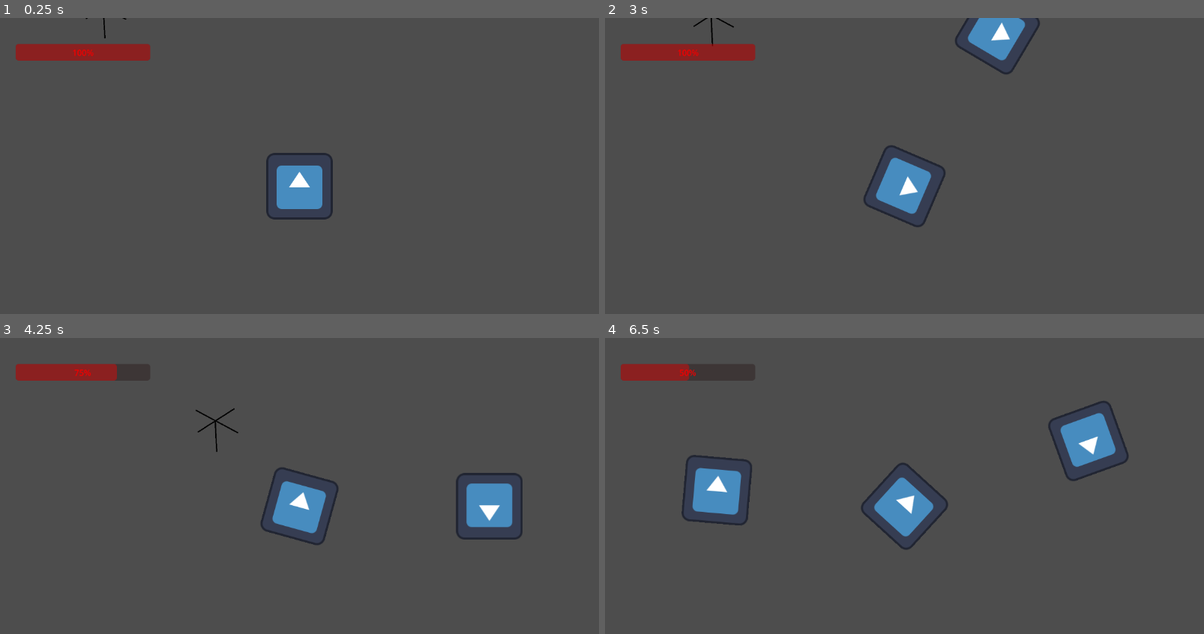
Above: before the commit, frames 1-4 (two rows, left to right).
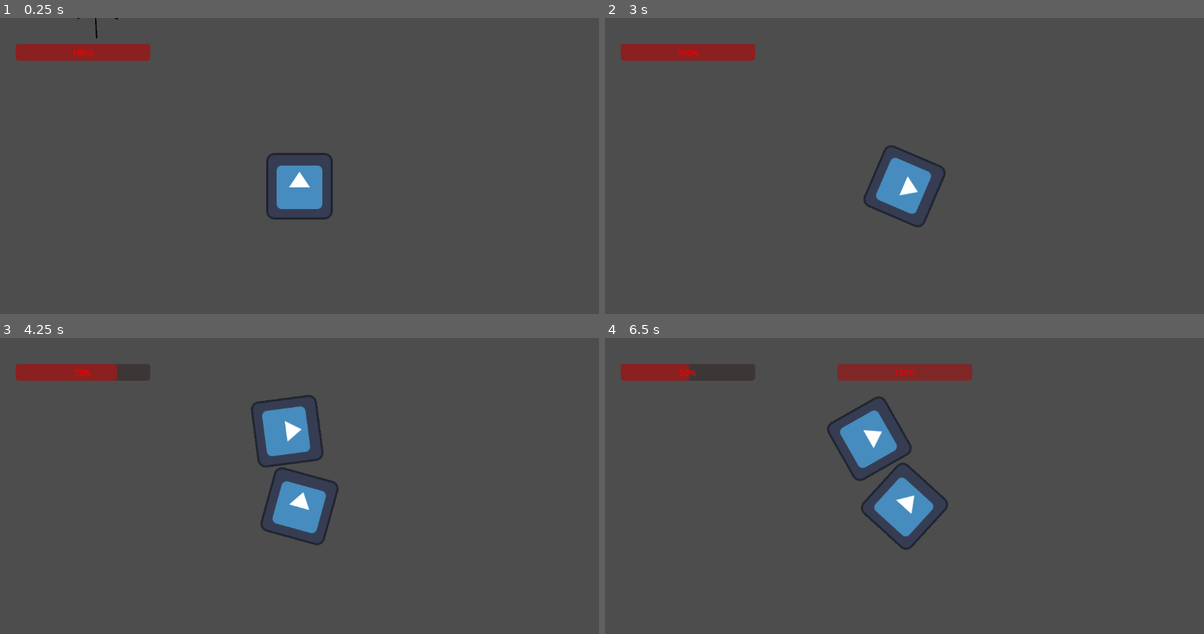
Above: after the commit, the same moments.

Repository: DanikShch/Game
Game: Godot game, scene res://Level/level.tscn
The game is run twice, just before and just after one commit, with the same random seed, the same clock (stepped at 60 frames per second) and the same inputs. The engine's default icon, where the game draws it, is replaced by a stand-in: a white triangle on a blue panel in a dark square.
Inputs (mouse positions are in pixels of both pictures, inside the frame that each line leads up to):
- Up to frame 1 (0.25 s): no input
- Up to frame 2 (3 s): tap Enter at 0.5, 2 s; move the mouse to (1036, 168) at 0.52 s; press the mouse at (1036, 168) at 0.53 s; hold D (right) 0.53-1.28 s; tap Space at 1.25, 2.75 s; move the mouse to (784, 204) at 1.27 s; release the mouse at (784, 204) at 1.28 s; hold S (down) 1.28-2.03 s; tap Mouse wheel down (weapon_change_down) at 1.35 s; move the mouse to (964, 112) at 2.02 s; hold D (right) 2.03-2.78 s; tap Mouse wheel up (weapon_change_up) at 2.1 s; move the mouse to (874, 254) at 2.77 s; hold W (up) from 2.78 s (still down); click (874, 254) at 2.85 s
- Up to frame 3 (4.25 s): move the mouse to (479, 557) at 3.52 s; release W (up) at 3.53 s; hold A (left) from 3.53 s (still down); tap Mouse wheel down (weapon_change_down) at 3.6 s
- Up to frame 4 (6.5 s): move the mouse to (724, 456) at 4.27 s; tap Mouse wheel up (weapon_change_up) at 4.35 s; move the mouse to (934, 506) at 5.02 s; release A (left) at 5.03 s; press the mouse at (934, 506) at 5.03 s; hold S (down) 5.03-5.78 s; move the mouse to (814, 420) at 5.77 s; release the mouse at (814, 420) at 5.78 s; hold D (right) from 5.78 s (still down); tap Mouse wheel down (weapon_change_down) at 5.85 s

The runs differ from the first frame. In frame 1, less than 0.1% of the frame differs, in the area x 12-22%, y 0-7%; in frame 2, 1.2%; in frame 3, 3.1%; in frame 4, 5.7%, in the area x 12-88%, y 8-64%.

Commit message:
Исправил слои и маски

Diff:
--- a/Enemy/enemy.tscn
+++ b/Enemy/enemy.tscn
@@ -6,6 +6,8 @@
 [sub_resource type="RectangleShape2D" id="RectangleShape2D_h61oy"]
 
 [node name="Enemy" type="CharacterBody2D" groups=["Enemy"]]
+collision_layer = 4
+collision_mask = 11
 script = ExtResource("1_2daeb")
 
 [node name="Sprite2D" type="Sprite2D" parent="."]
--- a/Gun/hub_gun.gd
+++ b/Gun/hub_gun.gd
@@ -6,7 +6,7 @@
 var magazine_size = 120
 var current_ammo = 120
 var range_value = 5000
-var enable = false
+var enable = true
 var ready_to_shoot = true
 var body = []
 
--- a/Gun/hub_gun.tscn
+++ b/Gun/hub_gun.tscn
@@ -10,6 +10,8 @@
 
 [node name="hub_gun" type="CharacterBody2D"]
 position = Vector2(-184, -182)
+collision_layer = 0
+collision_mask = 0
 script = ExtResource("1_eiti3")
 
 [node name="Sprite2D" type="Sprite2D" parent="."]
@@ -22,11 +24,12 @@
 shape = SubResource("RectangleShape2D_bife0")
 
 [node name="Area2D" type="Area2D" parent="."]
+collision_layer = 0
+collision_mask = 5
 
 [node name="range_border" type="CollisionShape2D" parent="Area2D"]
 scale = Vector2(42.515, 42.515)
 shape = SubResource("CircleShape2D_v8d3p")
-one_way_collision = true
 
 [connection signal="area_entered" from="Area2D" to="." method="_on_area_2d_area_entered"]
 [connection signal="area_exited" from="Area2D" to="." method="_on_area_2d_area_exited"]
--- a/Level/level.tscn
+++ b/Level/level.tscn
@@ -17,8 +17,8 @@
 
 [node name="hub" parent="." instance=ExtResource("5_l75ey")]
 position = Vector2(660, 186)
-collision_layer = 15
-collision_mask = 15
+collision_layer = 8
+collision_mask = 5
 
 [node name="Player" parent="." instance=ExtResource("1_j2dax")]
 position = Vector2(869, 333)
--- a/Player/player.tscn
+++ b/Player/player.tscn
@@ -9,6 +9,8 @@
 size = Vector2(128, 128)
 
 [node name="Player" type="CharacterBody2D"]
+collision_layer = 2
+collision_mask = 5
 script = ExtResource("1_l5uj8")
 
 [node name="Sprite2D" type="Sprite2D" parent="."]
